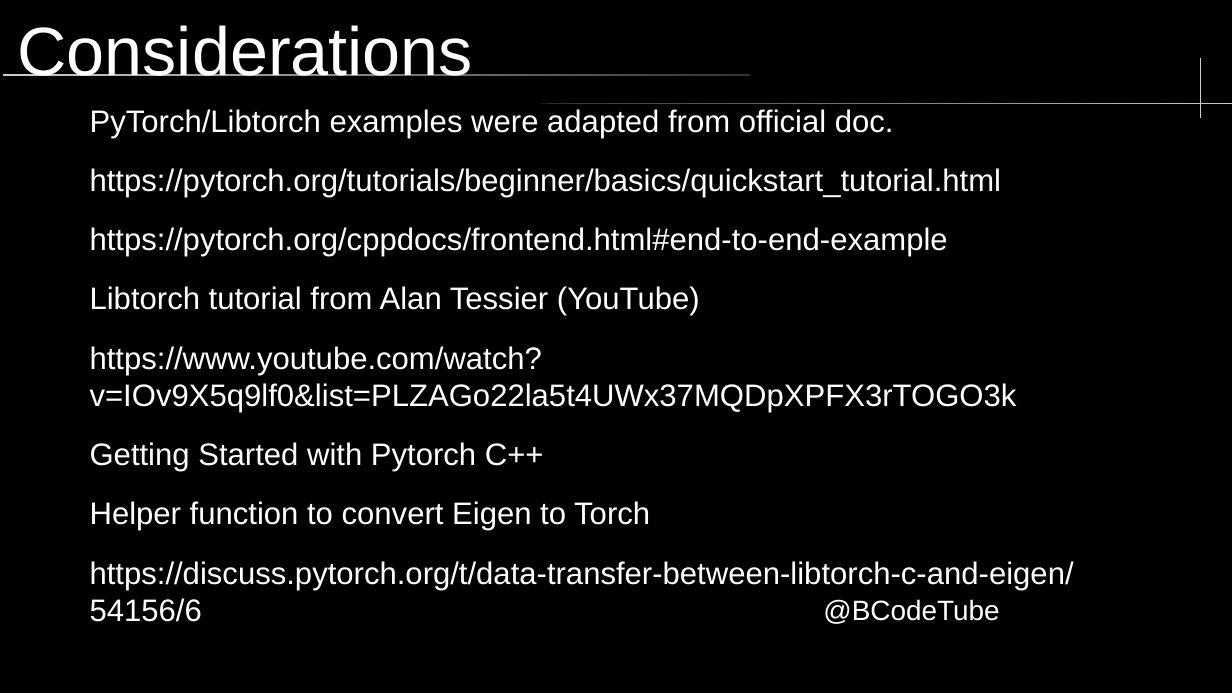
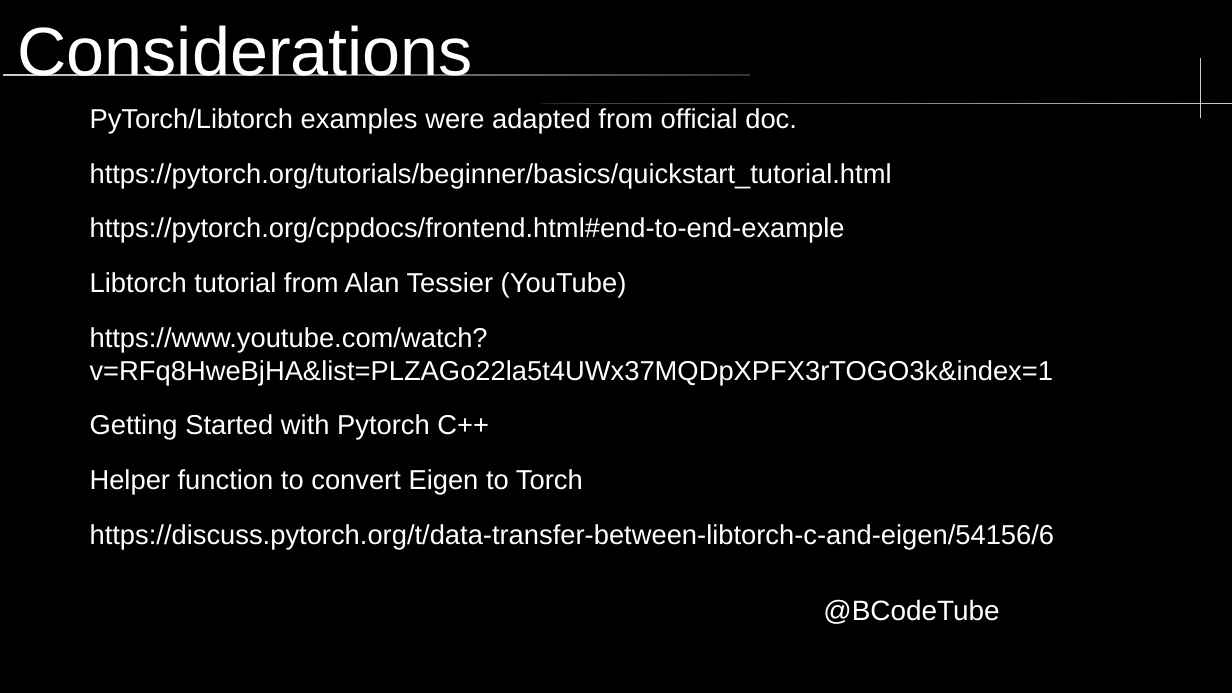
Before and after one commit to brccabral/Cpp_Python_MNIST, a slide deck: slide 7 of MNIST.odp. Drawn at 1232x693 pixels with LibreOffice and Linux fonts; fonts in the diff are those of the drawing; background and template pictures are left out. Boxes give left, top, right and bottom in pixels: in the first picture for what was removed or moved away, otherwise in the second. Text is boxed around its words. In the diff, an @@ line names an element or a change of style, - is before the commit and + after.

Commit message:
update starting tutorial link

```diff
--- a/MNIST.odp
+++ b/MNIST.odp
@@ text at <box>90,108,1055,549</box>: size 20 to 17.6 pt in "PyTorch/Libtorch examples were adapted from official doc.", "https://pytorch.org/tutorials/beginner/basics/quickstart_tut ...", "https://pytorch.org/cppdocs/frontend.html#end-to-end-example", "Libtorch tutorial from Alan Tessier (YouTube)" and 3 more places @@
@@ text at <box>90,327,1054,384</box>: text changed; size 20 to 17.6 pt @@
-https://www.youtube.com/watch?v=IOv9X5q9lf0&list=PLZAGo22la5t4UWx37MQDpXPFX3rTOGO3k
+https://www.youtube.com/watch?v=RFq8HweBjHA&list=PLZAGo22la5t4UWx37MQDpXPFX3rTOGO3k&index=1
```
